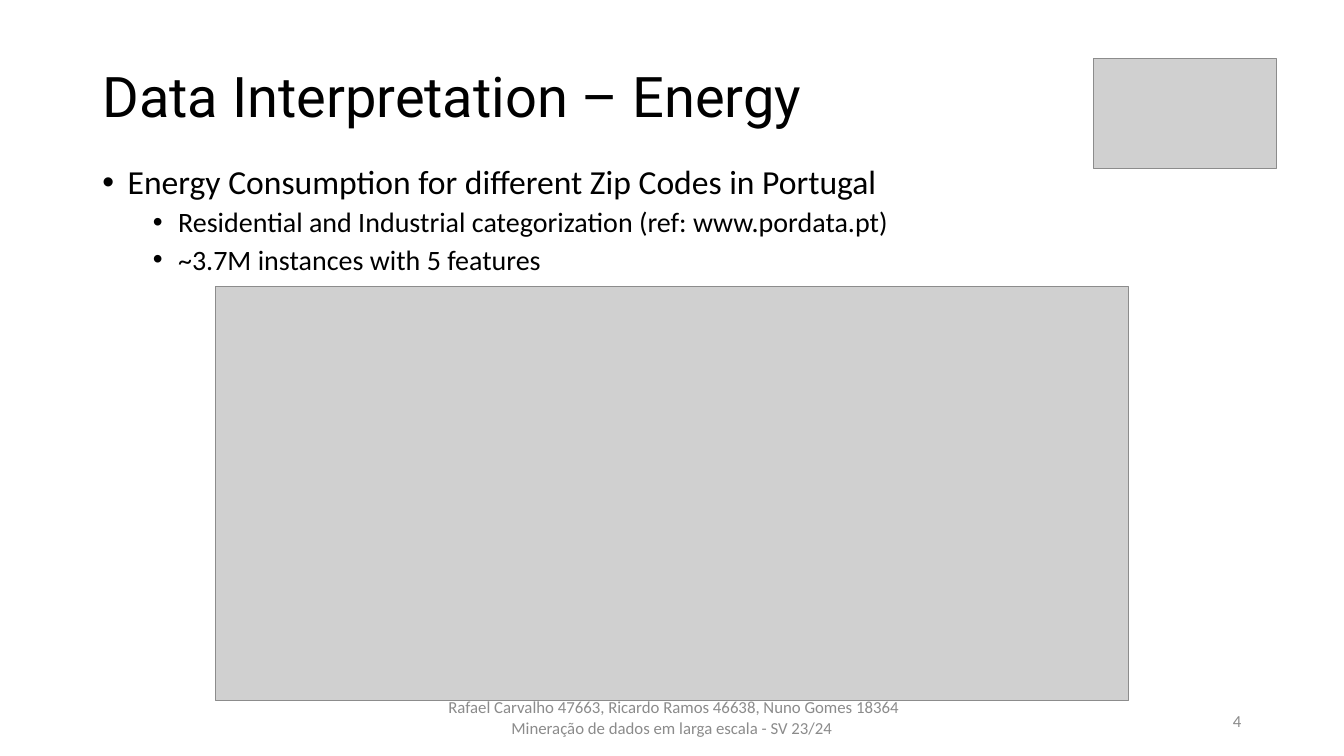
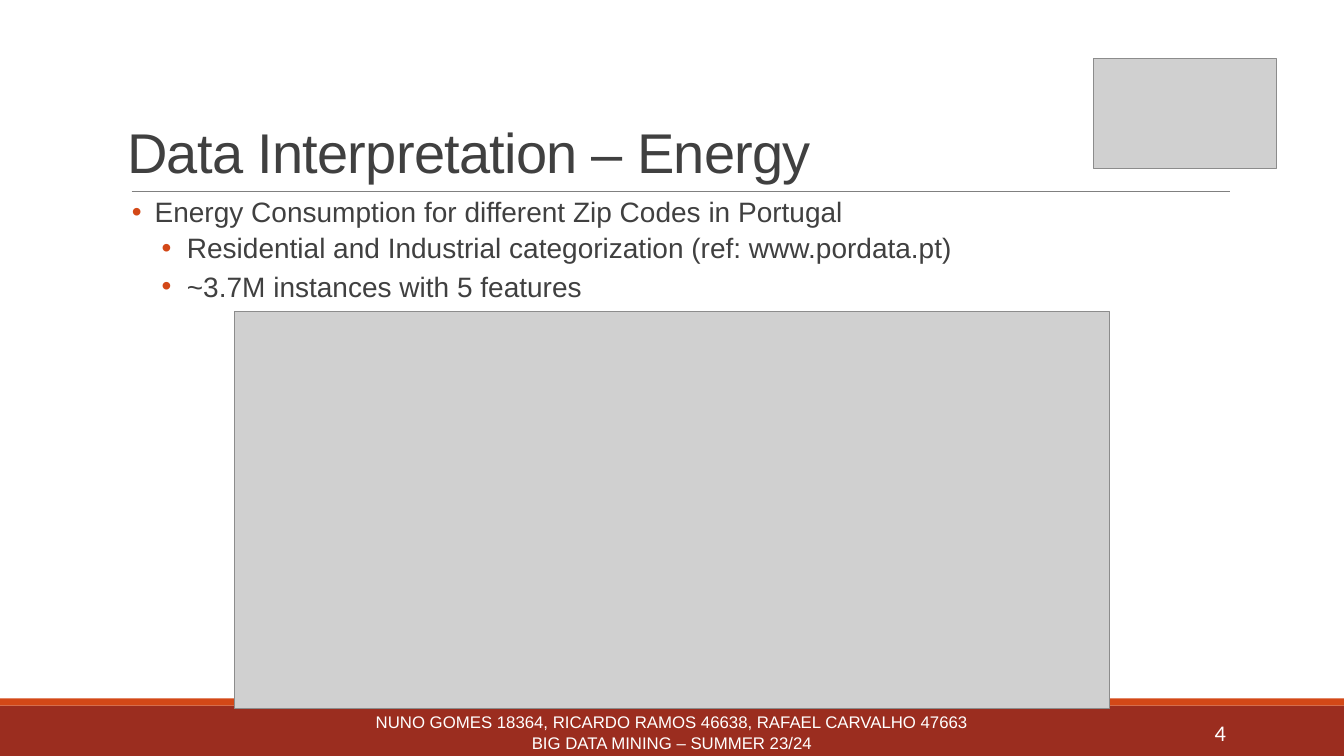
Before and after one commit to rcarvalho16/MDLE-23-24, a slide deck: slide 4 of Trabalho_Pratico/Powerpoint_vRafael.pptx. Drawn at 1344x756 pixels with LibreOffice and Linux fonts; fonts in the diff are those of the drawing; grey boxes stand for pictures. Boxes give left, top, right and bottom in pixels: in the first picture for what was removed or moved away, otherwise in the second. Text is boxed around its words. In the diff, an @@ line names an element or a change of style, - is before the commit and + after.

```diff
--- a/Trabalho_Pratico/Powerpoint_vRafael.pptx
+++ b/Trabalho_Pratico/Powerpoint_vRafael.pptx
@@ text "Data Interpretation – Energy": place and size @@
-text "Data Interpretation – Energy" at bbox=[102, 76, 802, 129]
+text "Data Interpretation – Energy" at bbox=[127, 132, 811, 183]
@@ text "Data Interpretation – Energy" at bbox=[127, 132, 811, 183]: font Roboto to Arial, text colour #000000 to #404040, letter spacing 0 to -0.5 pt; line spacing 0.9 to 0.85 @@
@@ text "Energy Consumption for different Zip ...": place and size @@
-text "Energy Consumption for different Zip ..." at bbox=[128, 170, 888, 271]
+text "Energy Consumption for different Zip ..." at bbox=[155, 201, 951, 298]
@@ text "Energy Consumption for different Zip ..." at bbox=[155, 201, 951, 298]: size 24 to 20 pt in "Energy Consumption for different Zip Codes in ..."; font Calibri to Arial, text colour #000000 to #404040; indent changed; more space between paragraphs @@
@@ line added from (132, 192) to (1231, 192), #808080 0.5 pt @@
@@ picture: place and size @@
-picture at bbox=[216, 286, 1129, 701]
+picture at bbox=[235, 312, 1110, 709]
@@ rectangle added at bbox=[0, 706, 1344, 756], fill #9B2D1F @@
@@ rectangle added at bbox=[0, 699, 1344, 706], fill #D34817 @@
@@ text at bbox=[376, 716, 968, 749]: text changed; font Calibri to Arial; text colour #8C8C8C to #FFFFFF @@
-Rafael Carvalho 47663, Ricardo Ramos 46638, Nuno Gomes 18364 Mineração de dados em larga escala - SV 23/24
+NUNO GOMES 18364, RICARDO RAMOS 46638, RAFAEL CARVALHO 47663
+BIG DATA MINING – SUMMER 23/24
@@ page number: place and size @@
-page number at bbox=[1233, 716, 1241, 727]
+page number at bbox=[1215, 726, 1226, 741]
@@ page number at bbox=[1215, 726, 1226, 741]: size 12 to 16 pt, text colour #8C8C8C to #FFFFFF @@
```
Also in this commit, not shown: 8 other slides changed.
